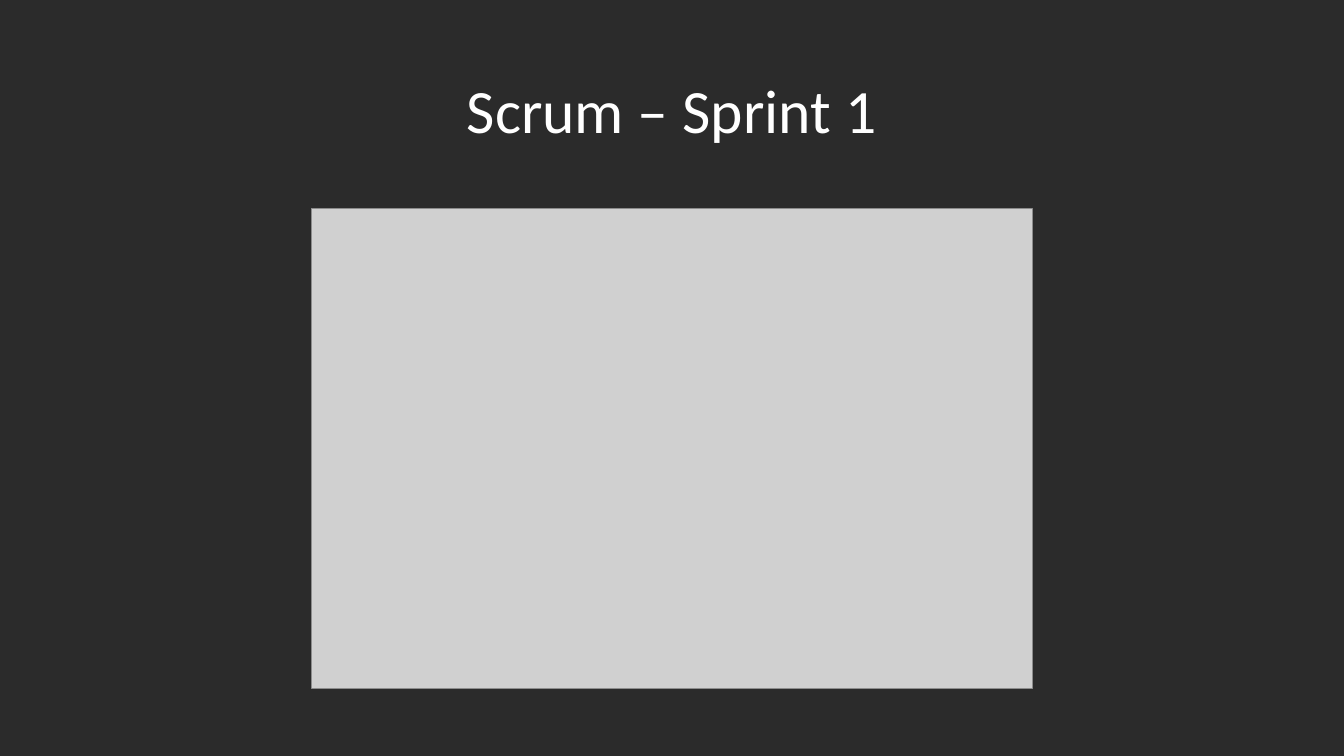
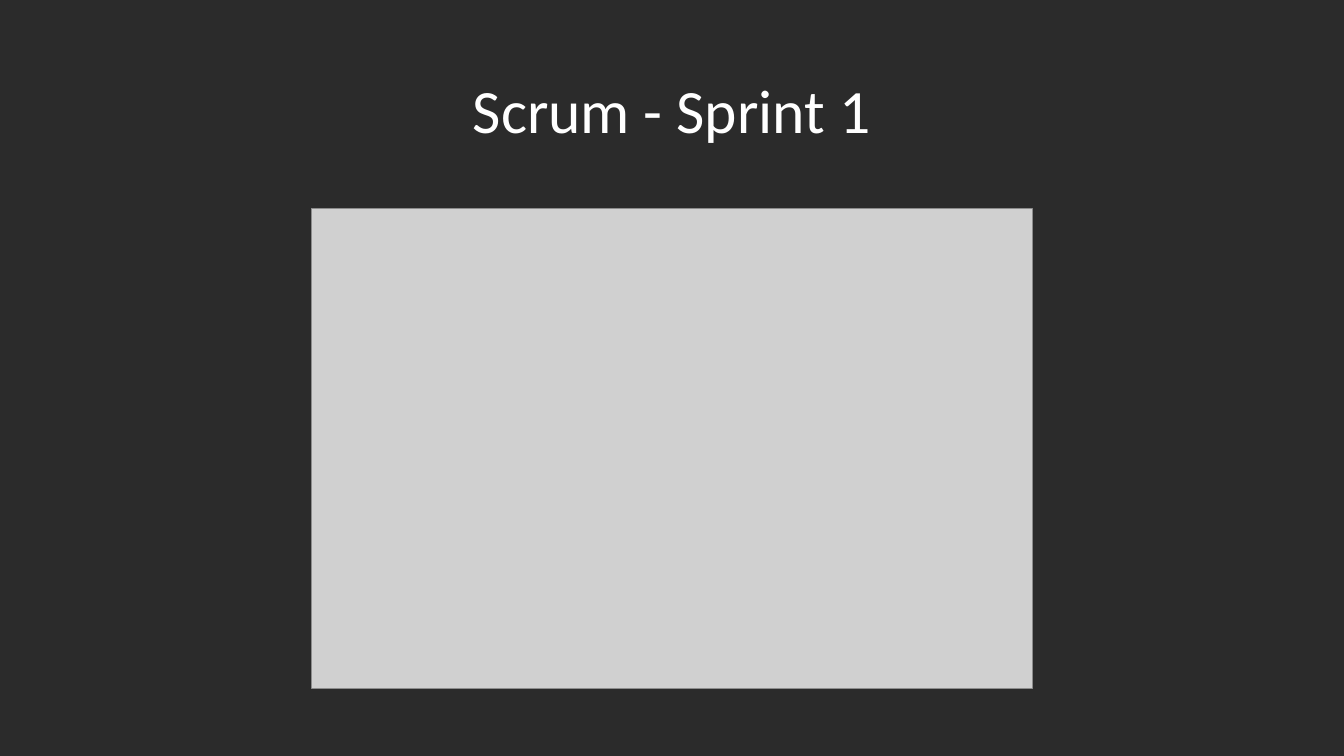
Before and after one commit to segidev/htwg.se.awol, a slide deck: slide 3 of Projektpräsentation SE.pptx. Drawn at 1344x756 pixels with LibreOffice and Linux fonts; fonts in the diff are those of the drawing; grey boxes stand for pictures; background and template pictures are left out; a plain dark background stands for a picture behind light text. Boxes give left, top, right and bottom in pixels: in the first picture for what was removed or moved away, otherwise in the second. Text is boxed around its words. In the diff, an @@ line names an element or a change of style, - is before the commit and + after.

```diff
--- a/Projektpräsentation SE.pptx
+++ b/Projektpräsentation SE.pptx
@@ title at bbox=[473, 90, 870, 143]: text changed @@
-Scrum – Sprint 1
+Scrum - Sprint 1
```
Also in this commit, not shown: 9 other slides changed, 3 slides added, 3 slides removed.
